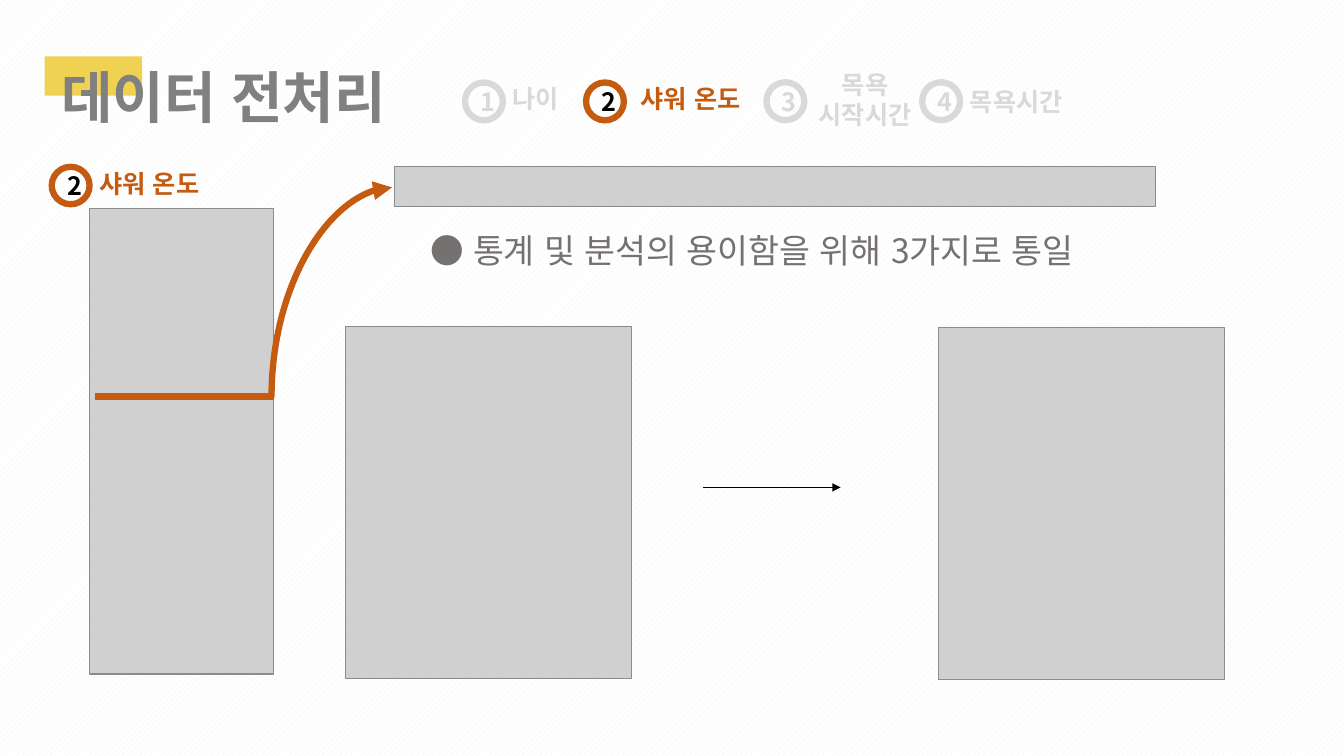
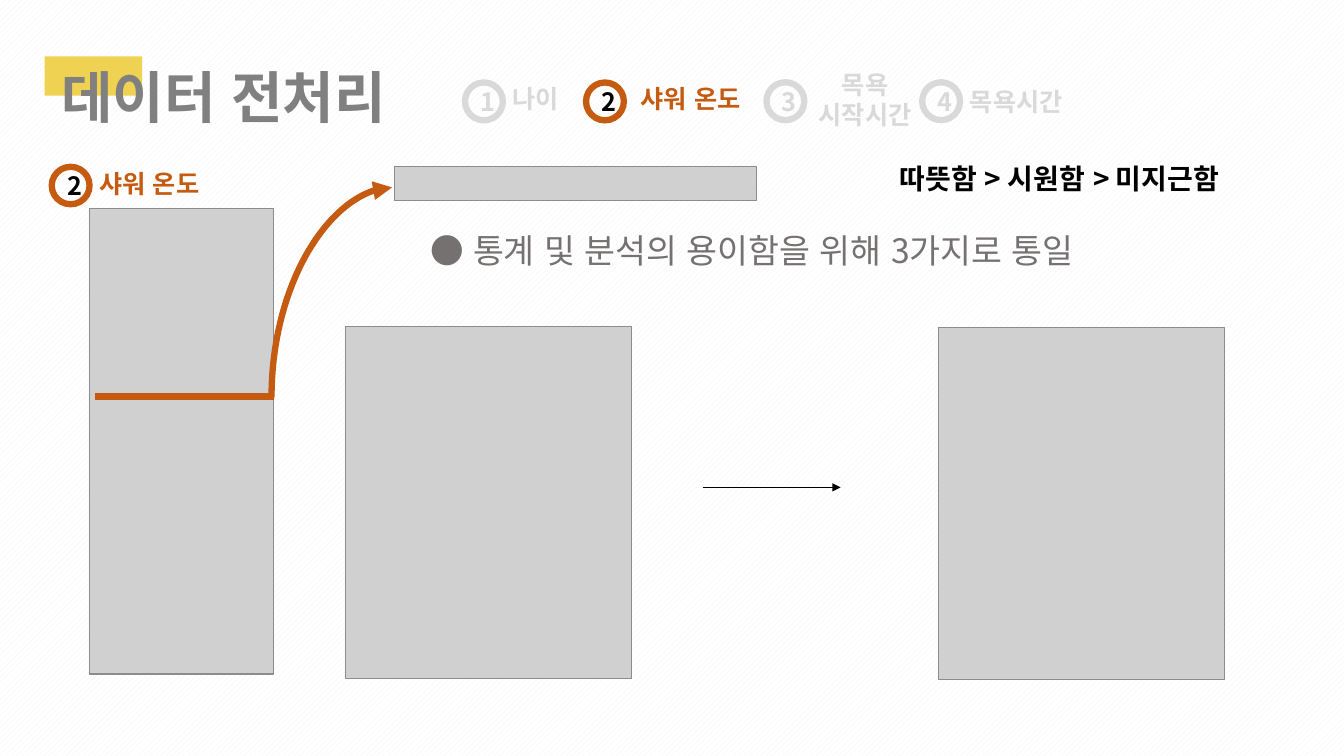
Before and after one commit to 1team-CapstonDesign1/weekly_Report, a slide deck: slide 14 of Week_11/1조_11주차_cd_발표PPT.pptx. Drawn at 1344x756 pixels with LibreOffice and Linux fonts; fonts in the diff are those of the drawing; grey boxes stand for pictures. Boxes give left, top, right and bottom in pixels: in the first picture for what was removed or moved away, otherwise in the second. Text is boxed around its words. In the diff, an @@ line names an element or a change of style, - is before the commit and + after.

```diff
--- a/Week_11/1조_11주차_cd_발표PPT.pptx
+++ b/Week_11/1조_11주차_cd_발표PPT.pptx
@@ picture: place and size @@
-picture at [394, 167, 1155, 207]
+picture at [394, 167, 756, 201]
@@ text added at [900, 165, 1219, 192], 20 pt, text #000000, bold @@
+따뜻함 > 시원함 > 미지근함
```
Also in this commit, not shown: 8 other slides changed, 1 slide added.
